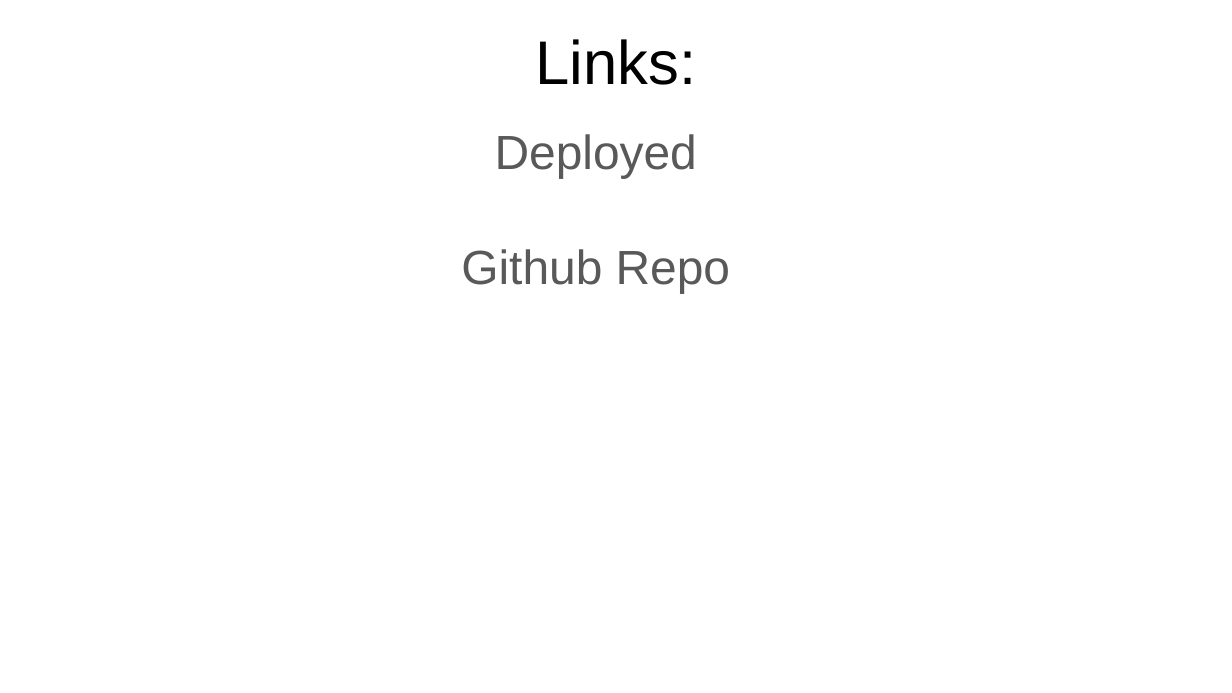
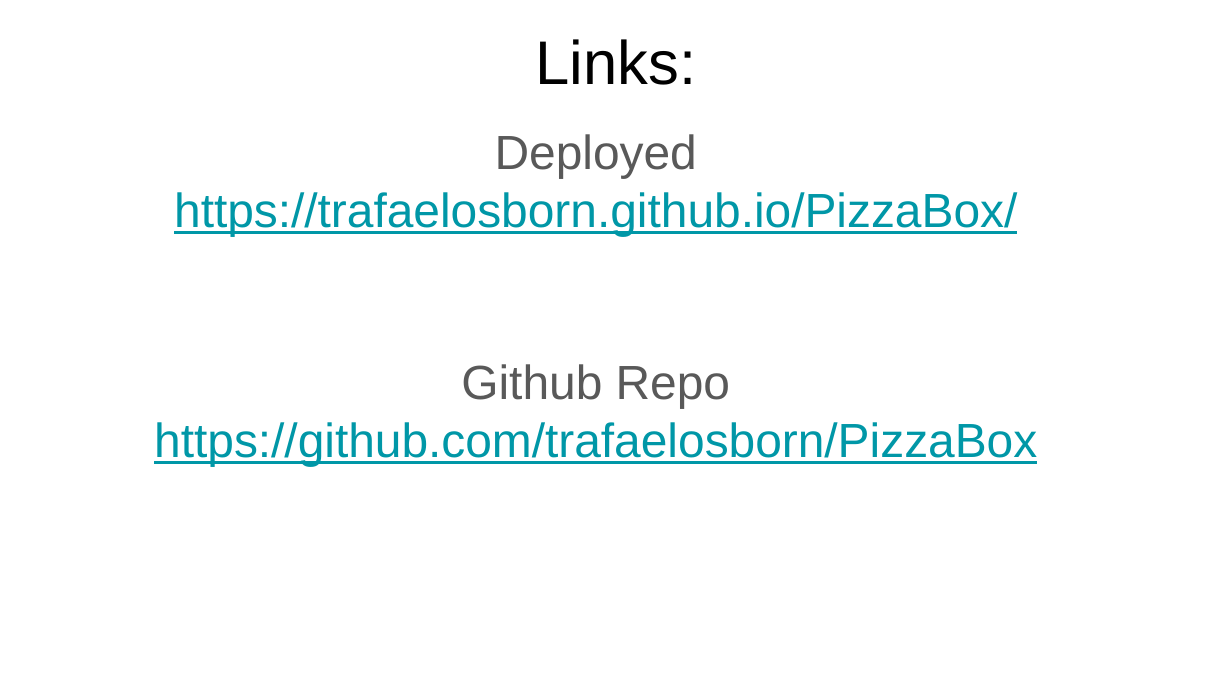
Before and after one commit to trafaelosborn/PizzaBox, a slide deck: slide 8 of Presentation.pptx. Drawn at 1232x693 pixels with LibreOffice and Linux fonts; fonts in the diff are those of the drawing. Boxes give left, top, right and bottom in pixels: in the first picture for what was removed or moved away, otherwise in the second. Text is boxed around its words. In the diff, an @@ line names an element or a change of style, - is before the commit and + after.

Commit message:
completely finalized ppt

```diff
--- a/Presentation.pptx
+++ b/Presentation.pptx
@@ subtitle at (174, 192, 1017, 236): paragraph added @@
+https://trafaelosborn.github.io/PizzaBox/
@@ subtitle at (154, 422, 1037, 466): paragraph added @@
+https://github.com/trafaelosborn/PizzaBox
```
